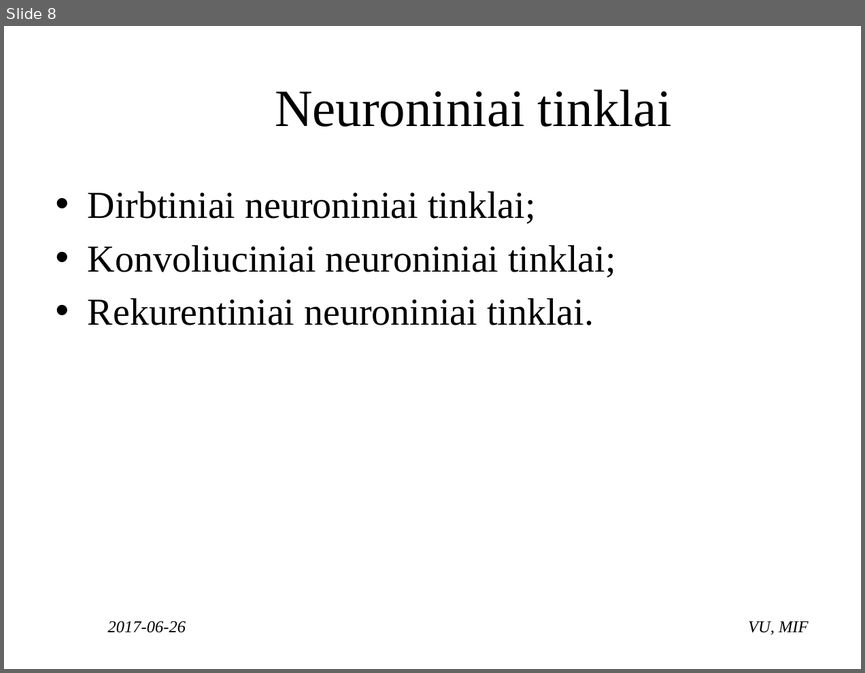
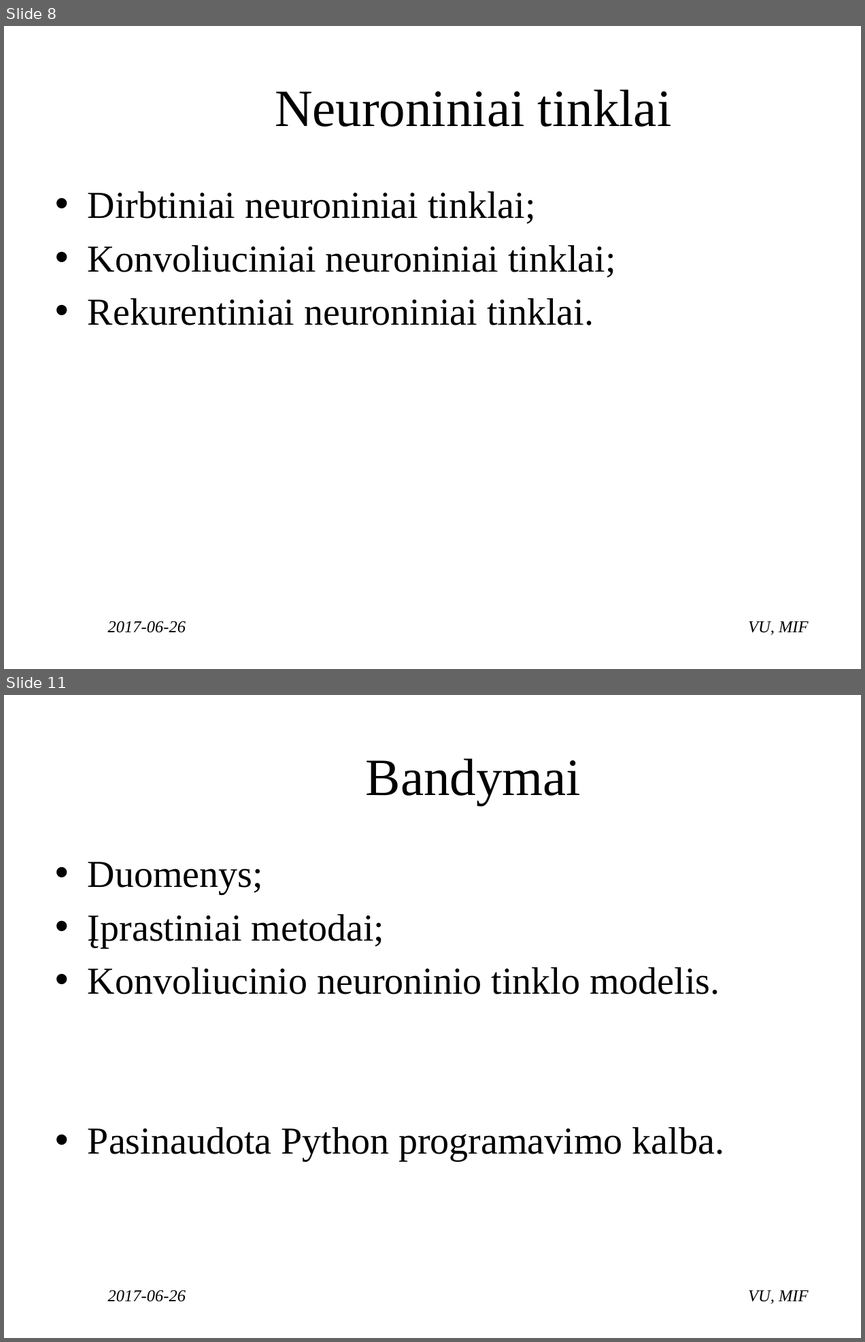
Before and after one commit to ambrazasp/Sign-Language-Recognition, a slide deck: Gestų kalbos atpažinimas naudojant internetinę kamerą.pptx. Shown one above the other, each under a label of ours: slide 8 before the commit, slides 8 and 11 after it; the slides between them are not shown. The pictures are 865x673 and 865x1342 pixels, drawn with LibreOffice and Linux fonts; fonts in the diff are those of the drawing; background and template pictures are left out. Boxes give left, top, right and bottom in pixels: in the first picture for what was removed or moved away, otherwise in the second. Text is boxed around its words. In the diff, an @@ line names an element or a change of style, - is before the commit and + after.

```diff
--- a/Gestų kalbos atpažinimas naudojant internetinę kamerą.pptx
+++ b/Gestų kalbos atpažinimas naudojant internetinę kamerą.pptx
@@ slide 11 added at box(4, 695, 861, 1338), background #FFFFFF @@
@@ title added at box(366, 758, 581, 805), 44 pt, text #000000 @@
+Bandymai
@@ text added at box(88, 862, 724, 1161), 32 pt, text #000000 @@
+• Duomenys;
+• Įprastiniai metodai;
+• Konvoliucinio neuroninio tinklo modelis.
+• Pasinaudota Python programavimo kalba.
@@ text added at box(108, 1289, 186, 1302), 14 pt, text #000000, italic @@
+2017-06-26
@@ text added at box(748, 1290, 808, 1304), 14 pt, text #000000, italic @@
+VU, MIF
```
Also in this commit, not shown: 3 slides changed, 13 other slides added, 2 other files.
